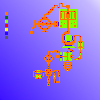
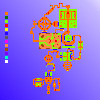
Revision of a layered 100px x 100px image; what changed, layer by layer:
painted on "Layer" over [5, 3, 76, 94]
